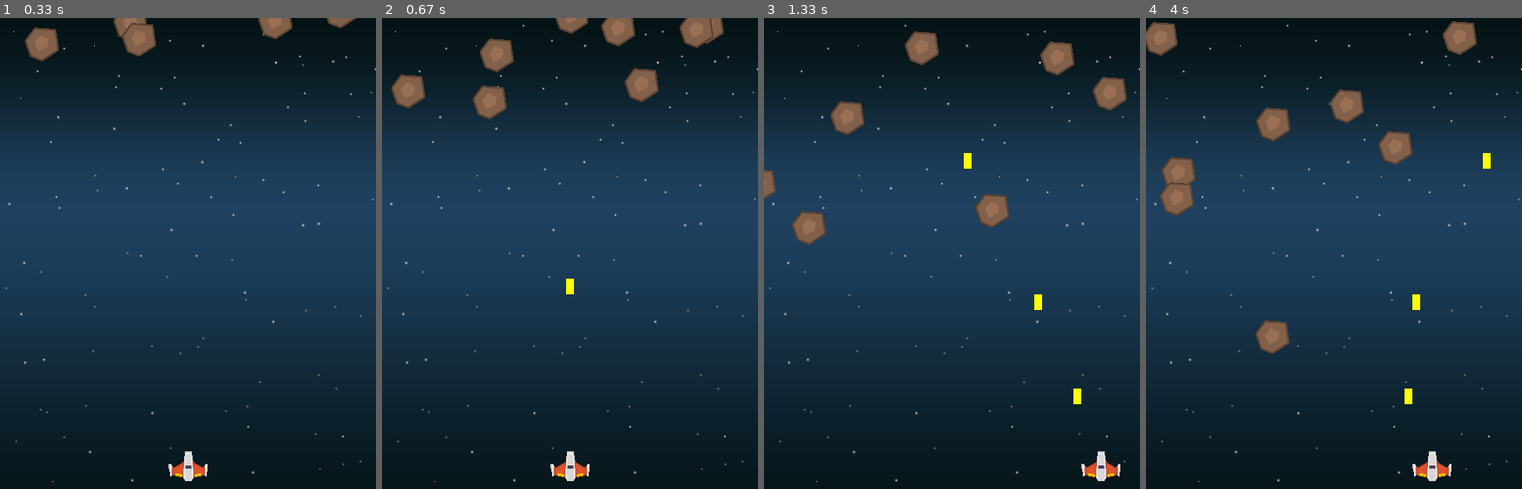
Above: before the commit, frames 1-4 (left to right).
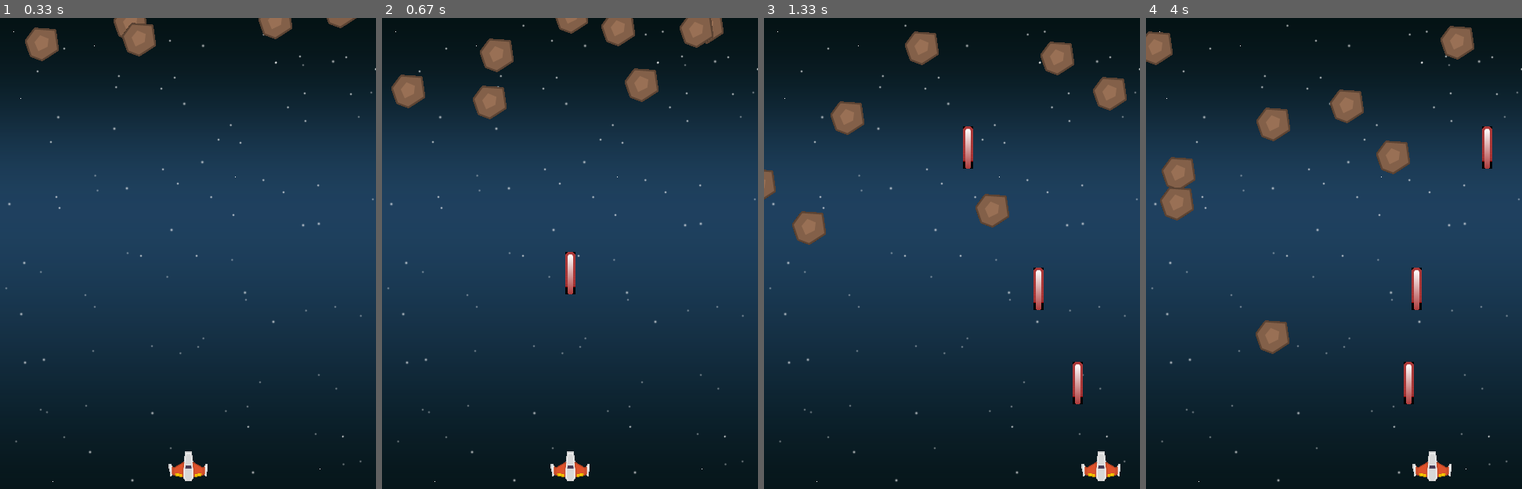
Above: after the commit, the same moments.

Repository: Loctarogar/pygame_shmup
Game: pygame game, started from shmup.py
The game is run twice, just before and just after one commit, with the same random seed, the same clock (stepped at 60 frames per second) and the same inputs.
Inputs:
- Up to frame 1 (0.33 s): no input
- Up to frame 2 (0.67 s): tap Space at 0.33 s
- Up to frame 3 (1.33 s): hold Right 0.67-1.13 s; tap Space at 0.73, 1.03, 1.23 s; hold Right from 1.17 s (still down)
- Up to frame 4 (4 s): tap Space at 1.53, 1.73, 2.03, 2.73, 3.03, 3.4, 3.7, 3.9 s; release Right at 1.63 s; hold Left 1.67-2.2 s; hold Right 2.67-3.3 s; hold Left 3.33-3.8 s; hold Right from 3.83 s (still down)

Frame 1 is identical in both runs. In frame 2, 0.2% of the frame differs, in the area x 48-52%, y 49-59%; in frame 3, 0.7%; in frame 4, 2.1%, in the area x 0-93%, y 0-82%.

Commit message:
load bullet image

Diff:
--- a/shmup.py
+++ b/shmup.py
@@ -80,8 +80,7 @@
 class Bullet(pygame.sprite.Sprite):
     def __init__(self, x, y):
         pygame.sprite.Sprite.__init__(self)
-        self.image = pygame.Surface((10, 20))
-        self.image.fill(YELLOW)
+        self.image = bullet_img
         self.rect = self.image.get_rect()
         self.rect.bottom = y
         self.rect.centerx = x
